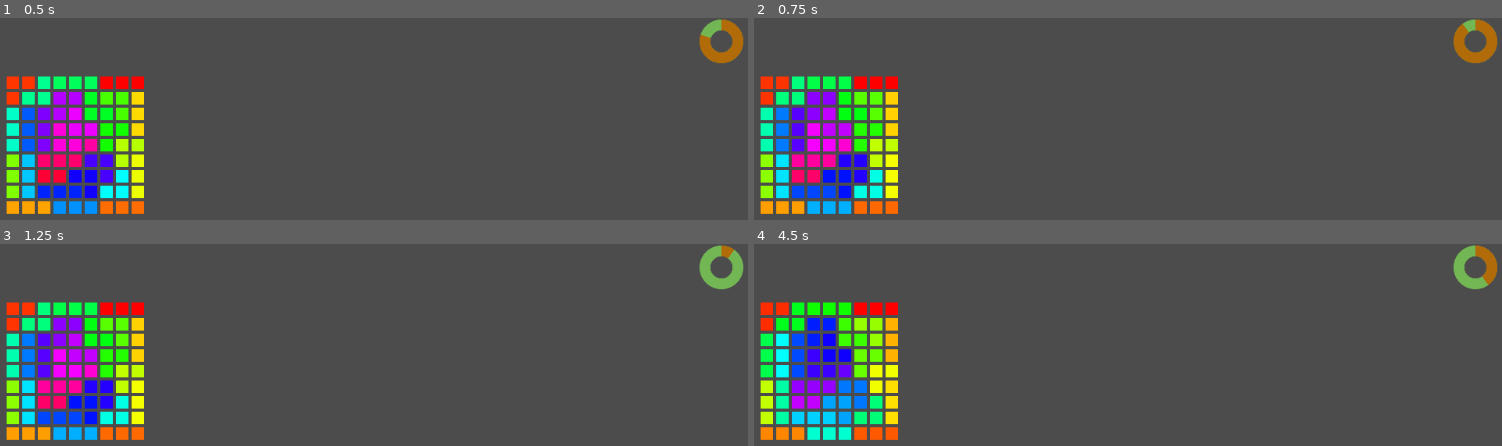
Above: before the commit, frames 1-4 (two rows, left to right).
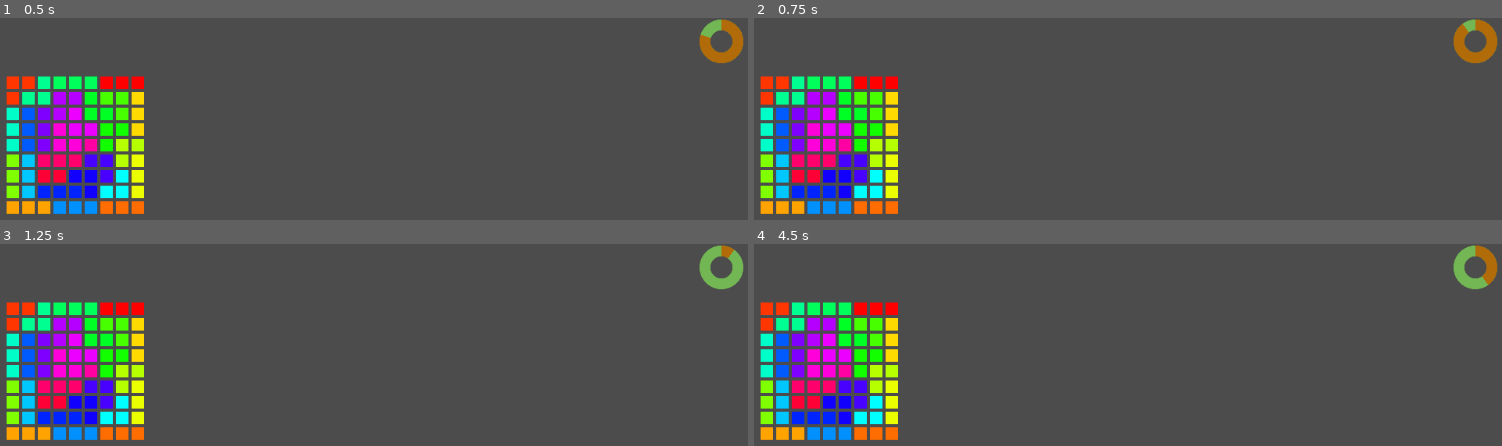
Above: after the commit, the same moments.

Repository: Pe3Hu/toihoia
Game: Godot game, scene res://scenes/Game.tscn
Two runs of this game, one before a commit and one after it. Both use one fixed random seed, a clock stepped at 60 frames per second and the inputs below.
Inputs (mouse positions are in pixels of both pictures, inside the frame that each line leads up to):
- Up to frame 1 (0.5 s): no input
- Up to frame 2 (0.75 s): move the mouse to (outside the picture) at 0.52 s; click (outside the picture) at 0.67 s
- Up to frame 3 (1.25 s): no input
- Up to frame 4 (4.5 s): move the mouse to (outside the picture) at 1.27 s; click (outside the picture) at 1.42 s; tap Enter at 2 s; move the mouse to (1180, 375) at 2.02 s; click (1180, 375) at 2.17 s; tap Space at 2.75 s; move the mouse to (outside the picture) at 2.77 s; click (outside the picture) at 2.92 s; move the mouse to (outside the picture) at 3.52 s; click (outside the picture) at 3.67 s; move the mouse to (858, 407) at 4.27 s; click (858, 407) at 4.42 s

Frame 1 is identical in both runs. In frame 2, 3.9% of the frame differs, in the area x 0-18%, y 36-98%; in frame 3, 3.9%; in frame 4, 7.8%, in the area x 0-20%, y 28-98%.
Error before the commit: Invalid get index '-1' (on base: 'Array'). (res://scripts/Classes.gd:602)

Commit message:
version 0.00431
1. small fix

Diff:
--- a/scripts/Classes.gd
+++ b/scripts/Classes.gd
@@ -709,17 +709,13 @@
 		champion_factor_.b = 0
 
 		for key in array.key:
-			print(key)
 			number.work[key] = number.divide[key] * work_
 			var k = Global.list.elemental[string.elemental][key]
 			var base = 5
-			var result_0 = (base+number.work[key])/base
-			print(result_0)
+			var result_0 = (base+k)/base*number.work[key]
 			base = 12
 			var result_1 = ((number.factor.a+champion_factor_.a)*result_0+(number.factor.b+champion_factor_.b))/base
-			print(result_1)
 			var result_2 = round(sqrt(result_1))
-			print(result_2)
 			result[key] = result_2
 
 		return result
@@ -737,8 +733,6 @@
 
 		for key in array.key:
 			number.divide[key] = float(divide_[key]) / float(sum)
-
-
 
 class Sorter:
     static func sort_ascending(a, b):
--- a/scripts/Game.gd
+++ b/scripts/Game.gd
@@ -67,8 +67,8 @@
 		if Global.flag.generate:
 			generate_action()
 			#if Global.flag.stop:
-			Global.obj.minimap.click_f()
-			Global.flag.generate = !Global.flag.generate
+			#Global.obj.minimap.click_f()
+			#Global.flag.generate = !Global.flag.generate
 		else:
 			Global.flag.generate = !Global.flag.generate
 
